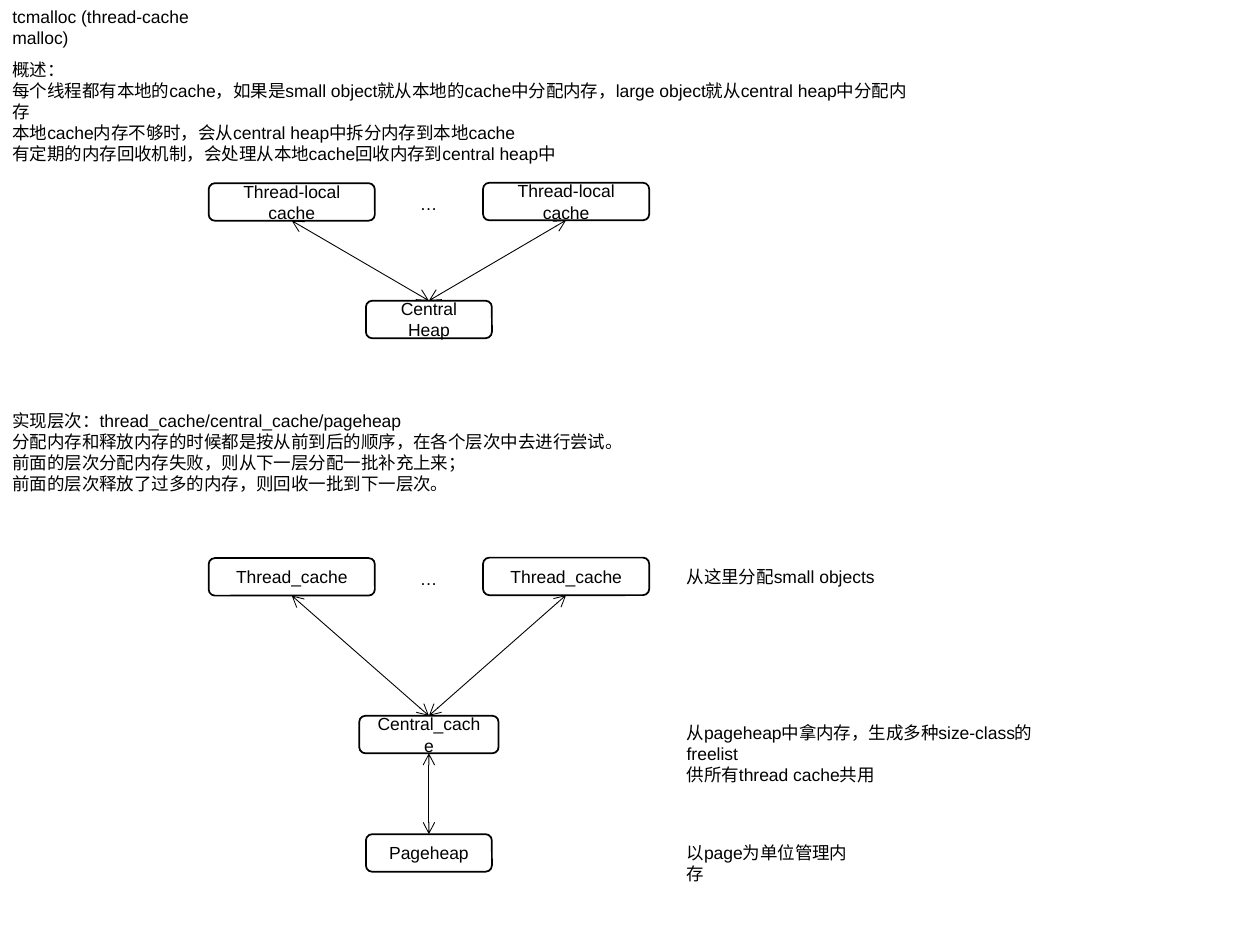
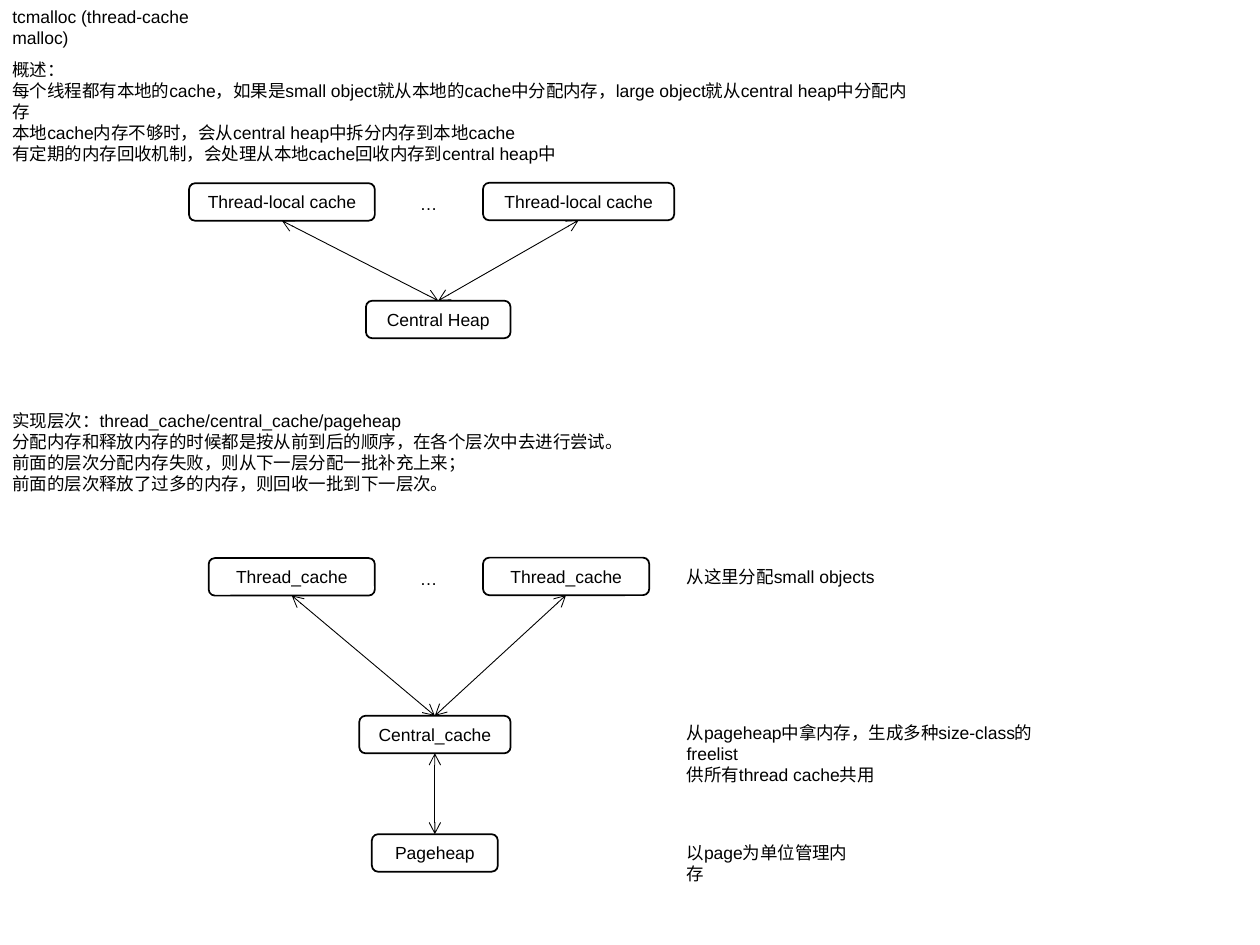
Before and after one commit to movetobe/xxx, a slide deck: slide 30 of xxx.pptx. Drawn at 1260x945 pixels with LibreOffice and Linux fonts; fonts in the diff are those of the drawing. Boxes give left, top, right and bottom in pixels: in the first picture for what was removed or moved away, otherwise in the second. Text is boxed around its words. In the diff, an @@ line names an element or a change of style, - is before the commit and + after.

```diff
--- a/xxx.pptx
+++ b/xxx.pptx
@@ rounded rectangle "Thread-local cache": place and size @@
-rounded rectangle "Thread-local cache" at (209, 183, 375, 220)
+rounded rectangle "Thread-local cache" at (189, 183, 375, 220)
@@ rounded rectangle "Thread-local cache": place and size @@
-rounded rectangle "Thread-local cache" at (483, 183, 649, 220)
+rounded rectangle "Thread-local cache" at (483, 183, 674, 220)
@@ double arrow moved from (292, 220) - (428, 301) to (282, 220) - (438, 301) @@
@@ double arrow moved from (566, 220) - (428, 301) to (578, 220) - (438, 301) @@
@@ rounded rectangle "Central Heap": place and size @@
-rounded rectangle "Central Heap" at (365, 301, 491, 339)
+rounded rectangle "Central Heap" at (365, 301, 510, 339)
@@ double arrow moved from (292, 596) - (428, 716) to (292, 596) - (435, 716) @@
@@ double arrow moved from (428, 716) - (566, 595) to (435, 716) - (566, 595) @@
@@ rounded rectangle "Central_cache": place and size @@
-rounded rectangle "Central_cache" at (359, 716, 499, 753)
+rounded rectangle "Central_cache" at (359, 716, 510, 753)
@@ double arrow moved from (428, 753) - (428, 834) to (435, 753) - (435, 834) @@
@@ rounded rectangle "Pageheap": place and size @@
-rounded rectangle "Pageheap" at (365, 834, 491, 872)
+rounded rectangle "Pageheap" at (372, 834, 498, 872)
```
Also in this commit, not shown: 6 other slides changed, 10 other files.
